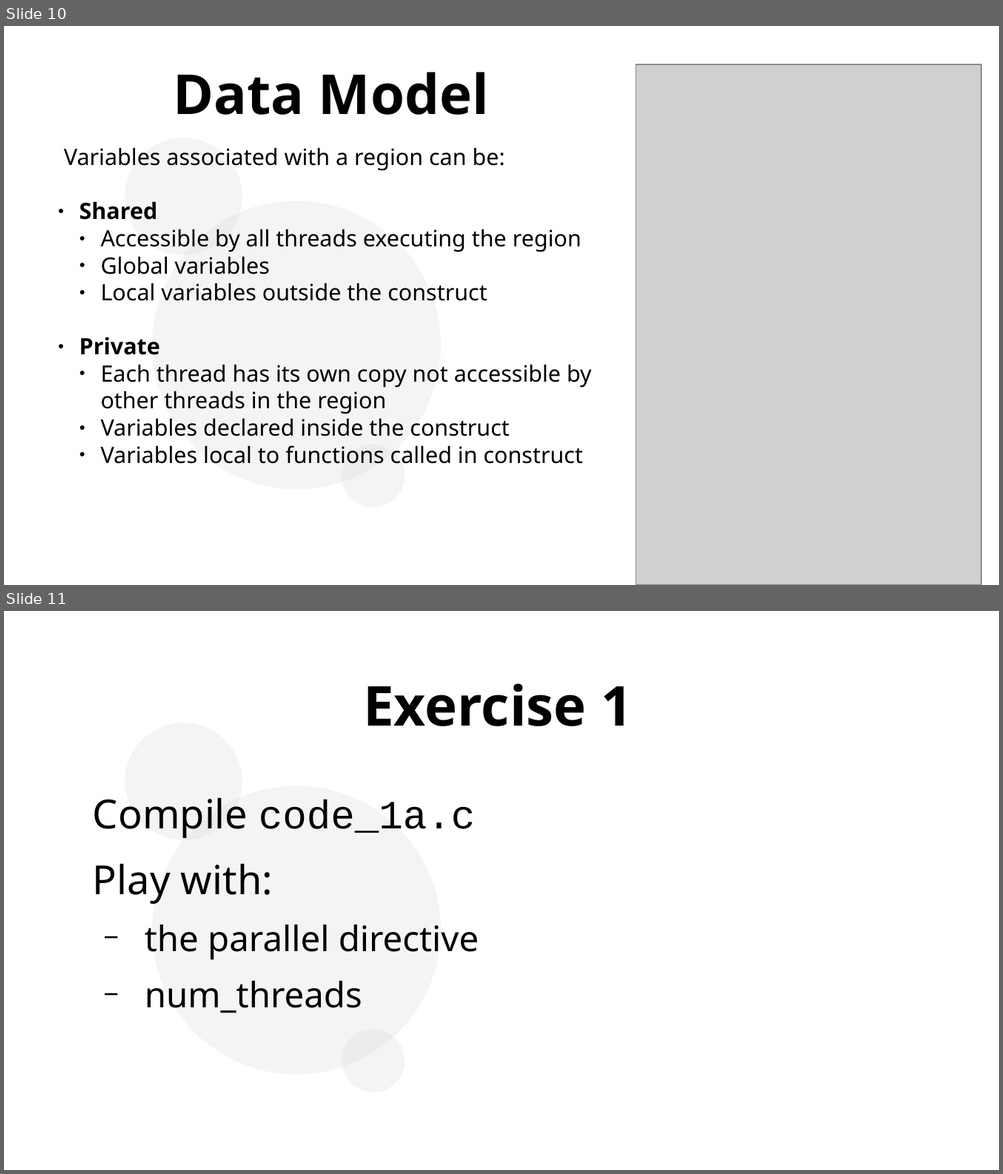
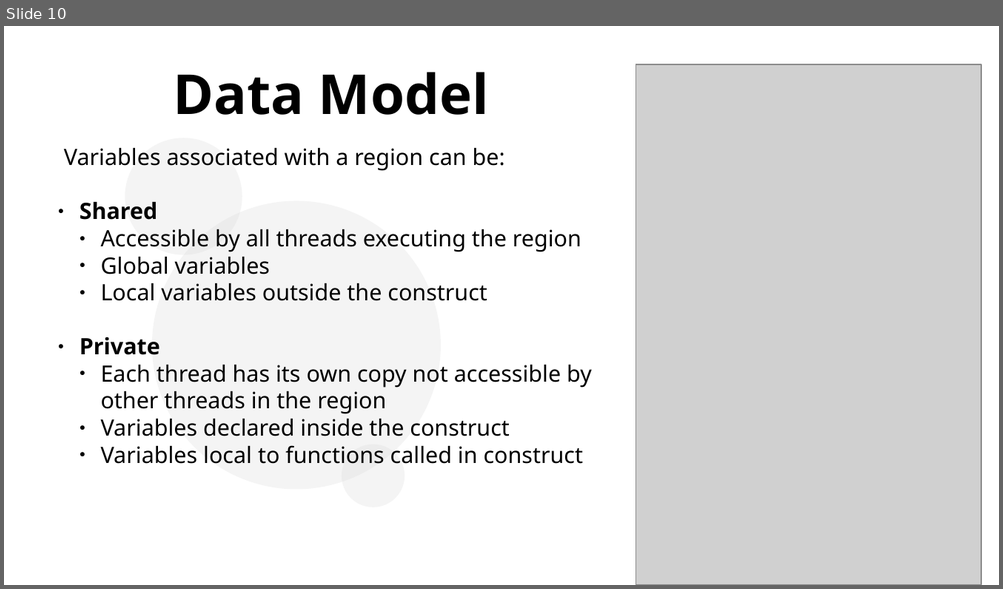
Before and after one commit to tajkhan/openmp_cpd_2024, a slide deck: presentation.pptx. Shown one above the other, each under a label of ours: slides 10 and 11 before the commit, slide 10 after it. The pictures are 1003x1174 and 1003x589 pixels, drawn with LibreOffice and Linux fonts; fonts in the diff are those of the drawing; grey boxes stand for pictures; background and template pictures are left out. Boxes give left, top, right and bottom in pixels: in the first picture for what was removed or moved away, otherwise in the second. Text is boxed around its words. In the diff, an @@ line names an element or a change of style, - is before the commit and + after.

```diff
--- a/presentation.pptx
+++ b/presentation.pptx
@@ slide 11 removed at (x1=4, y1=611, x2=999, y2=1170), background #FFFFFF; not listed: 3 template elements that a slide beside it also shows @@
@@ title removed at (x1=363, y1=684, x2=632, y2=726) @@
-Exercise 1
@@ text removed at (x1=93, y1=797, x2=478, y2=1014) @@
-Compile code_1a.c
-Play with:
-  − the parallel directive
-  − num_threads
```
Also in this commit, not shown: 1 slide added, 8 other slides removed.
